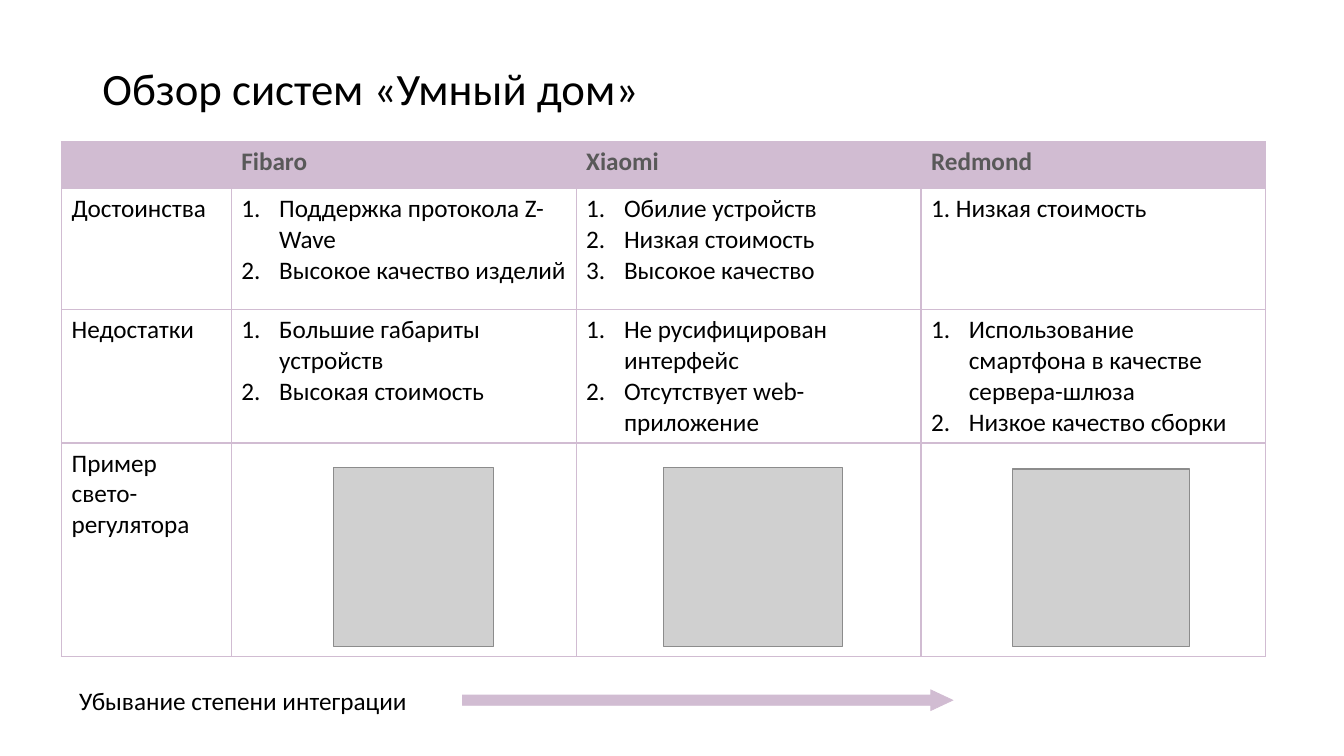
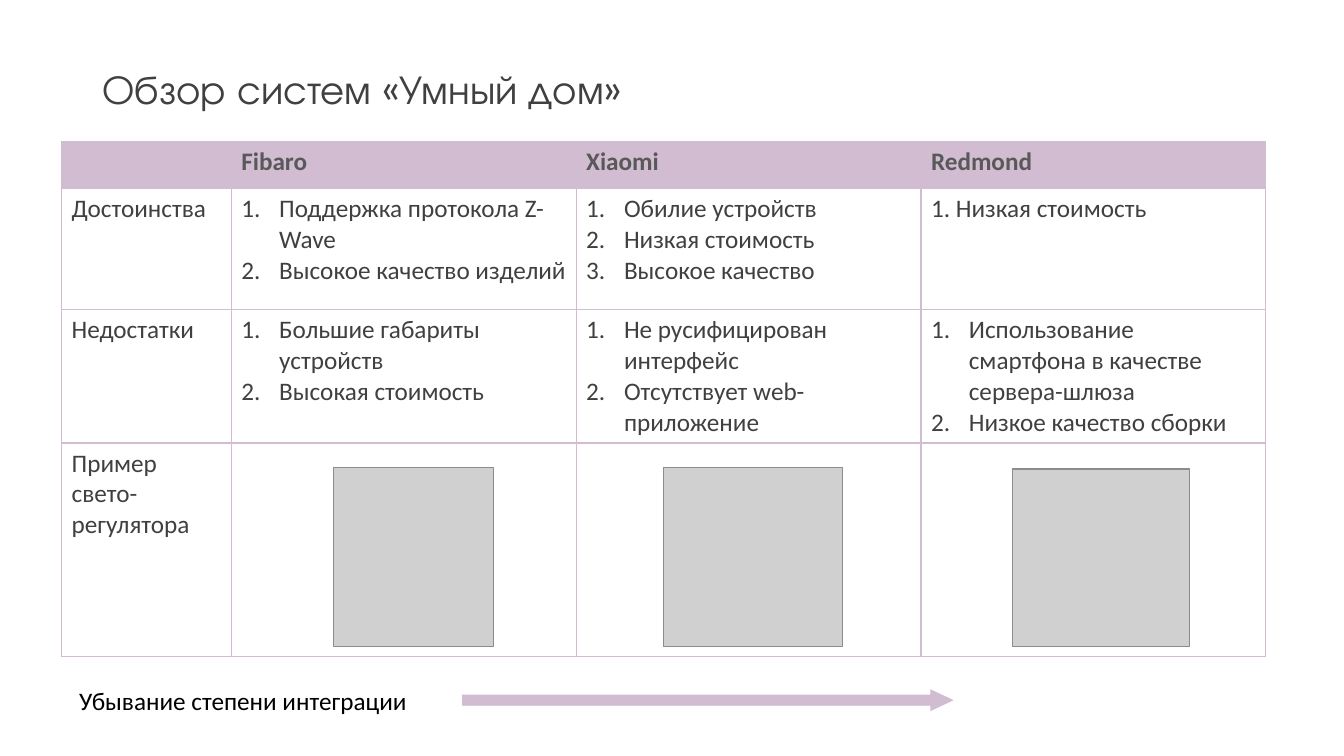
Before and after one commit to kaf3/dimmer, a slide deck: slide 4 of Презентация1.pptx. Drawn at 1344x756 pixels with LibreOffice and Linux fonts; fonts in the diff are those of the drawing; grey boxes stand for pictures. Boxes give left, top, right and bottom in pixels: in the first picture for what was removed or moved away, otherwise in the second. Text is boxed around its words. In the diff, an @@ line names an element or a change of style, - is before the commit and + after.

```diff
--- a/Презентация1.pptx
+++ b/Презентация1.pptx
@@ title "Обзор систем «Умный дом»" at box(102, 76, 604, 111): size 32 to 29 pt, font Calibri to TeX Gyre Adventor, text colour #000000 to #404040 @@
@@ table at box(62, 142, 1265, 664) @@
@@ text colour #000000 to #404040 @@
```
Also in this commit, not shown: 4 other slides changed, 8 slides added, 2 slides removed, 2 other files.
